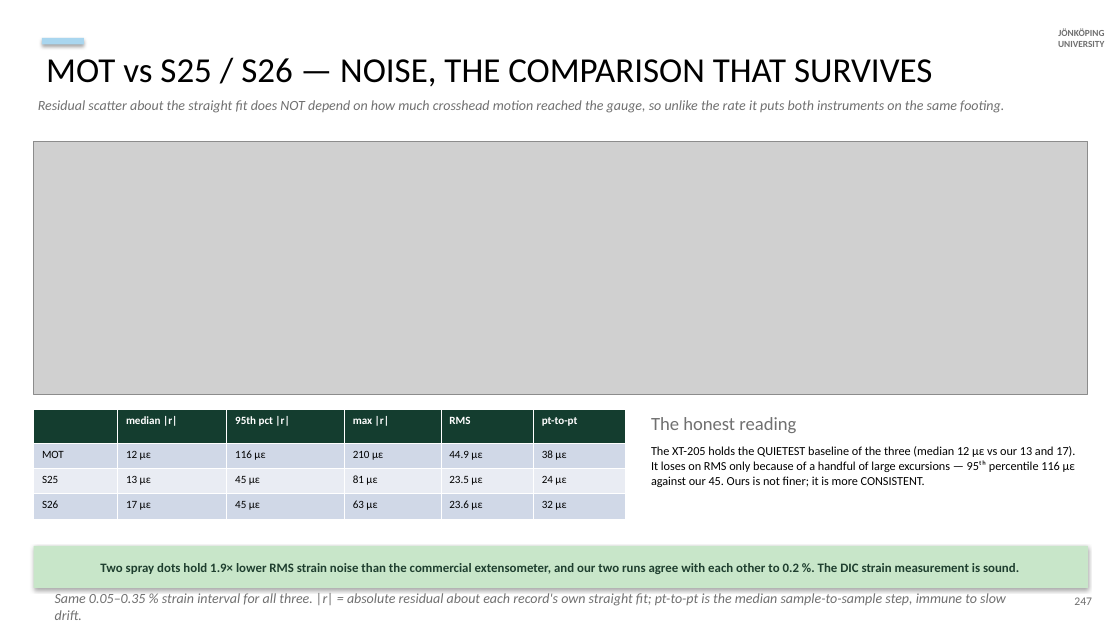
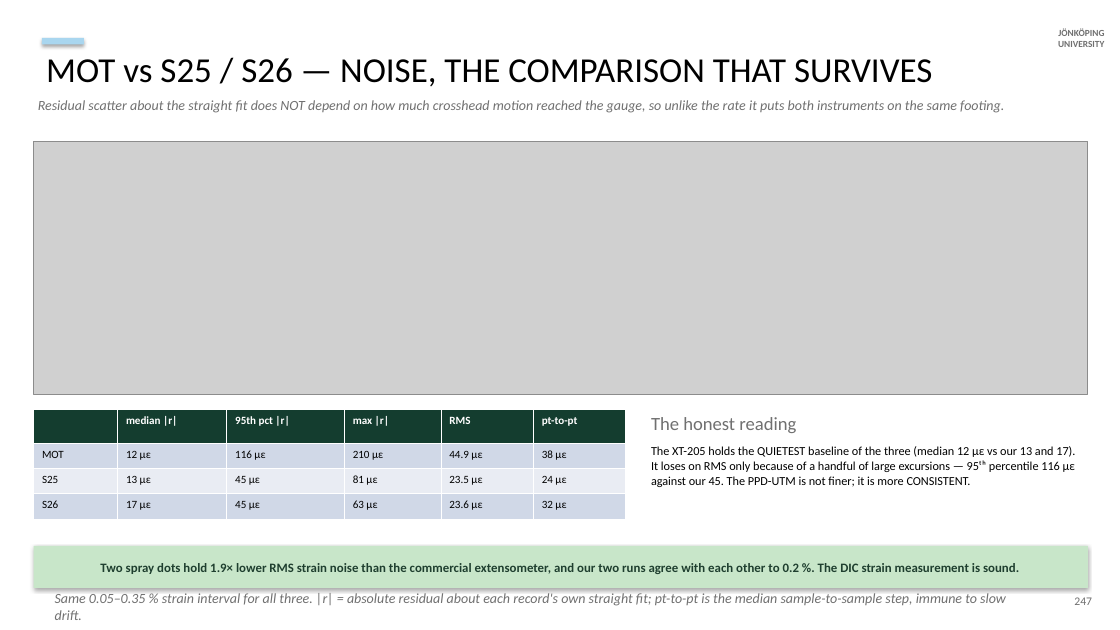
Before and after one commit to AdithyaSivakumar-3/UTM, a slide deck: slide 107 of documentation/decks/V6a_8_6_20_slides.pptx. Drawn at 1120x630 pixels with LibreOffice and Linux fonts; fonts in the diff are those of the drawing; grey boxes stand for pictures. Boxes give left, top, right and bottom in pixels: in the first picture for what was removed or moved away, otherwise in the second. Text is boxed around its words. In the diff, an @@ line names an element or a change of style, - is before the commit and + after.

```diff
--- a/documentation/decks/V6a_8_6_20_slides.pptx
+++ b/documentation/decks/V6a_8_6_20_slides.pptx
@@ text at (651, 446, 1075, 487): text changed @@
-The XT-205 holds the QUIETEST baseline of the three (median 12 µε vs our 13 and 17). It loses on RMS only because of a handful of large excursions — 95ᵗʰ percentile 116 µε against our 45. Ours is not finer; it is more CONSISTENT.
+The XT-205 holds the QUIETEST baseline of the three (median 12 µε vs our 13 and 17). It loses on RMS only because of a handful of large excursions — 95ᵗʰ percentile 116 µε against our 45. The PPD-UTM is not finer; it is more CONSISTENT.
```
Also in this commit, not shown: 7 other slides changed, 12 other files.
